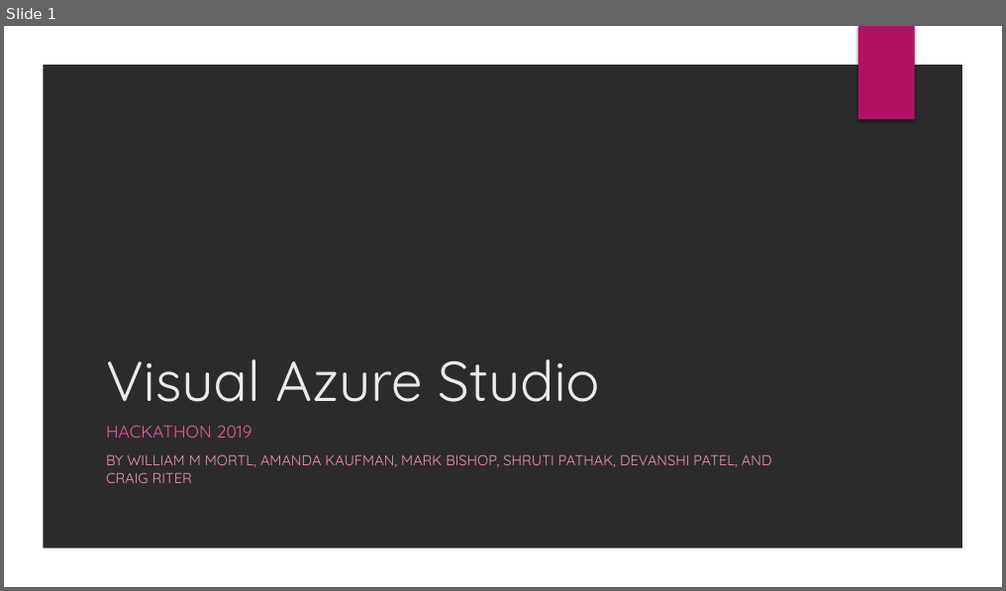
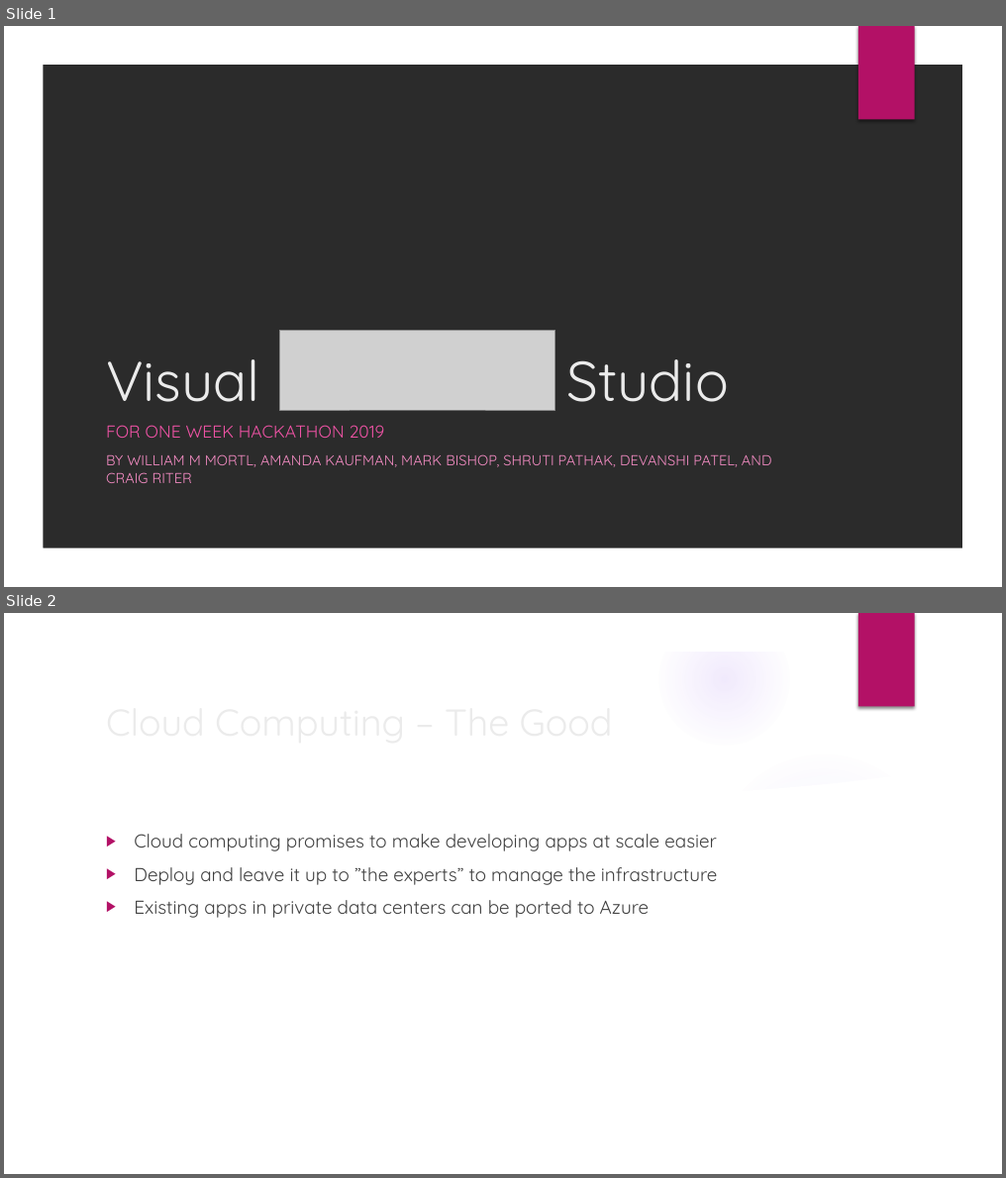
Before and after one commit to WilliamMortlMicrosoft/VisualAzureStudio, a slide deck: doc/VisualAzureStudio.pptx. Shown one above the other, each under a label of ours: slide 1 before the commit, slides 1 and 2 after it. The pictures are 1006x591 and 1006x1178 pixels, drawn with LibreOffice and Linux fonts; fonts in the diff are those of the drawing; grey boxes stand for pictures; background and template pictures are left out; a plain dark background stands for a picture behind light text. Boxes give left, top, right and bottom in pixels: in the first picture for what was removed or moved away, otherwise in the second. Text is boxed around its words. In the diff, an @@ line names an element or a change of style, - is before the commit and + after.

```diff
--- a/doc/VisualAzureStudio.pptx
+++ b/doc/VisualAzureStudio.pptx
@@ slide 2 added at (4,613,1002,1174), background picture (left out); not listed: 2 template elements that a slide beside it also shows @@
@@ group added at (4,614,971,1174): 5 ellipses, 2 freeform shapes @@
@@ title added at (134,834,388,881), 36 pt, text #EBEBEB @@
+Cloud Computing – The Good
@@ text added at (134,834,718,918), 18 pt, text #404040 @@
+▶ Cloud computing promises to make developing apps at scale easier
+▶ Deploy and leave it up to ”the experts” to manage the infrastructure
+▶ Existing apps in private data centers can be ported to Azure
@@ slide 1 changed as well @@
@@ picture added at (279,331,555,411) @@
@@ title at (106,360,728,402): text changed @@
-Visual Azure Studio
+Visual Studio
@@ subtitle at (106,425,385,438): text changed @@
-HACKATHON 2019
+FOR ONE WEEK HACKATHON 2019
```
Also in this commit, not shown: 9 other slides added, 1 other file.
